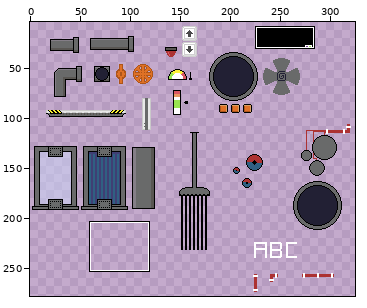
A sprite sheet gets an edit: Assets/Spritesheet.png. The picture above shows the old version from afar; the outline marks the close-up.
Close-up. Old version:
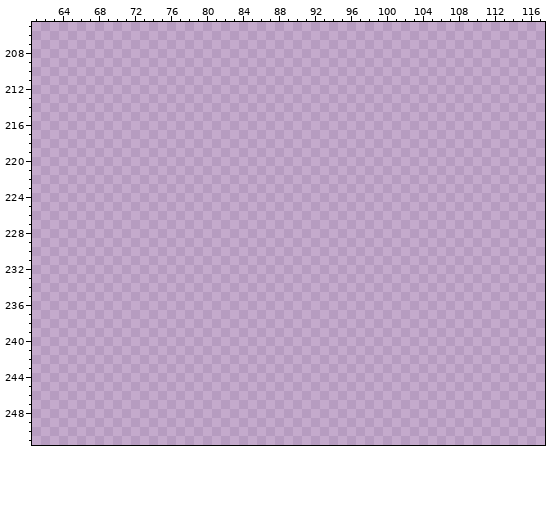
The file is 347x386 pixels. Colours within 5 levels of each other are drawn and written as one. Shown: x 61..117, y 205..251. The wide view leaves out empty margins.
Palette (. is transparent): 
Pixels before (only the part around the change), first column x 61:
205 .........................................................
206 .........................................................
207 .........................................................
208 .........................................................
209 .........................................................
210 .........................................................
211 .........................................................
212 .........................................................
213 .........................................................
214 .........................................................
215 .........................................................
216 .........................................................
217 .........................................................
218 .........................................................
219 .........................................................
220 .........................................................
221 .........................................................
222 .........................................................
223 .........................................................
224 .........................................................
225 .........................................................
226 .........................................................
227 .........................................................
228 .........................................................
229 .........................................................
230 .........................................................
231 .........................................................
232 .........................................................
233 .........................................................
234 .........................................................
235 .........................................................
236 .........................................................
237 .........................................................
238 .........................................................
239 .........................................................
240 .........................................................
241 .........................................................
242 .........................................................
243 .........................................................
244 .........................................................
245 .........................................................
246 .........................................................
247 .........................................................
248 .........................................................
249 .........................................................
250 .........................................................
251 .........................................................
The result:
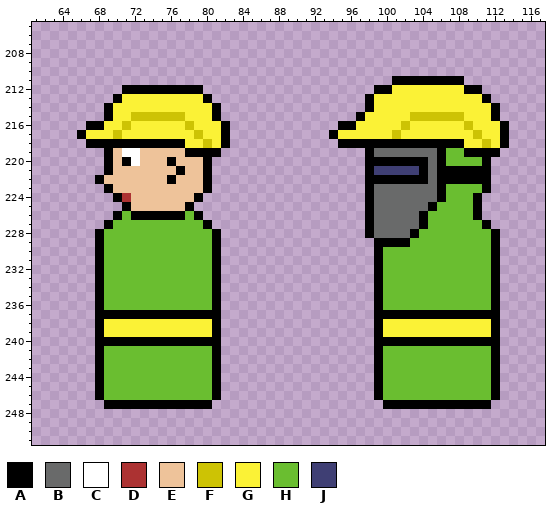
Colours new in this view: A #000000  B #696a6a  C #ffffff  D #ac3232  E #eec39a  F #cdc304  G #fbf236  H #6abe30  J #3f3f74
Changes in this commit:
Colour A is added in row 211 at x 101 to 108; in row 212 at x 71 to 79, 99 to 100 and 109 to 110; in row 213 at x 70, 80, 98 and 111; in row 214 at x 69, 81, 98 and 112; in row 215 at x 69, 81, 97 and 112; in row 216 at x 67 to 68, 82, 95 to 96 and 113.
Colour A is added in row 217 at x 66, 82, 94 and 113; in row 218 at x 67 to 77, 82, 95 to 108 and 113; in row 219 at x 69, 78 to 81, 98, 106 and 109 to 112; in row 220 at x 69, 71, 76, 80, 98 to 104, 106 and 111; in row 221 at x 69, 77, 80, 98, 104 and 106 to 111; in row 222 at x 68, 76, 80, 98 to 104 and 106 to 111.
Colour A is added in row 223 at x 69, 80, 98, 106 and 111; in row 224 at x 70, 79, 98, 106 and 110; in row 225 at x 71, 78, 98, 105 and 110; in row 226 at x 70, 72 to 77, 79, 98, 104 and 110; in row 227 at x 69, 80, 98, 104 and 111; in row 228 at x 68, 81, 98, 103 and 112.
Colour A is added in row 229 at x 68, 81, 99 to 102 and 112; in rows 230 to 236 at x 68, 81, 99 and 112; in row 237 at x 68 to 81 and 99 to 112; in rows 238 to 239 at x 68, 81, 99 and 112; in row 240 at x 68 to 81 and 99 to 112; in rows 241 to 246 at x 68, 81, 99 and 112.
Colour A is added in row 247 at x 69 to 80 and 100 to 111.
Colour B is added in row 219 at x 99 to 105; in rows 220 to 222 at x 105; in rows 223 to 224 at x 99 to 105; in row 225 at x 99 to 104; in rows 226 to 227 at x 99 to 103; in row 228 at x 99 to 102.
Colour C is added in row 219 at x 71 to 72; in row 220 at x 72.
Colour D is added in row 224 at x 71.
Colour E is added in row 219 at x 70 and 73 to 77; in row 220 at x 70, 73 to 75 and 77 to 79; in row 221 at x 70 to 76 and 78 to 79; in row 222 at x 69 to 75 and 77 to 79; in row 223 at x 70 to 79; in row 224 at x 72 to 78.
Colour E is added in row 225 at x 72 to 77.
Colour F is added in row 215 at x 72 to 77 and 103 to 108; in row 216 at x 71, 78, 102 and 109; in row 217 at x 70, 79, 101 and 110; in row 218 at x 80 and 111.
Colour G is added in row 212 at x 101 to 108; in row 213 at x 71 to 79 and 99 to 110; in row 214 at x 70 to 80 and 99 to 111; in row 215 at x 70 to 71, 78 to 80, 98 to 102 and 109 to 111; in row 216 at x 69 to 70, 72 to 77, 79 to 81, 97 to 101, 103 to 108 and 110 to 112; in row 217 at x 67 to 69, 71 to 78, 80 to 81, 95 to 100, 102 to 109 and 111 to 112.
Colour G is added in row 218 at x 78 to 79, 81, 109 to 110 and 112; in rows 238 to 239 at x 69 to 80 and 100 to 111.
Colour H is added in row 219 at x 107 to 108; in row 220 at x 107 to 110; in row 223 at x 107 to 110; in row 224 at x 107 to 109; in row 225 at x 106 to 109; in row 226 at x 71, 78 and 105 to 109.
Colour H is added in row 227 at x 70 to 79 and 105 to 110; in row 228 at x 69 to 80 and 104 to 111; in row 229 at x 69 to 80 and 103 to 111; in rows 230 to 236 at x 69 to 80 and 100 to 111; in rows 241 to 246 at x 69 to 80 and 100 to 111.
Colour J is added in row 221 at x 99 to 103.
Changed places in both close-ups, as pixel boxes (x1, y1, x2, y2):
added: (329, 76, 509, 409)
added: (77, 85, 230, 409)
